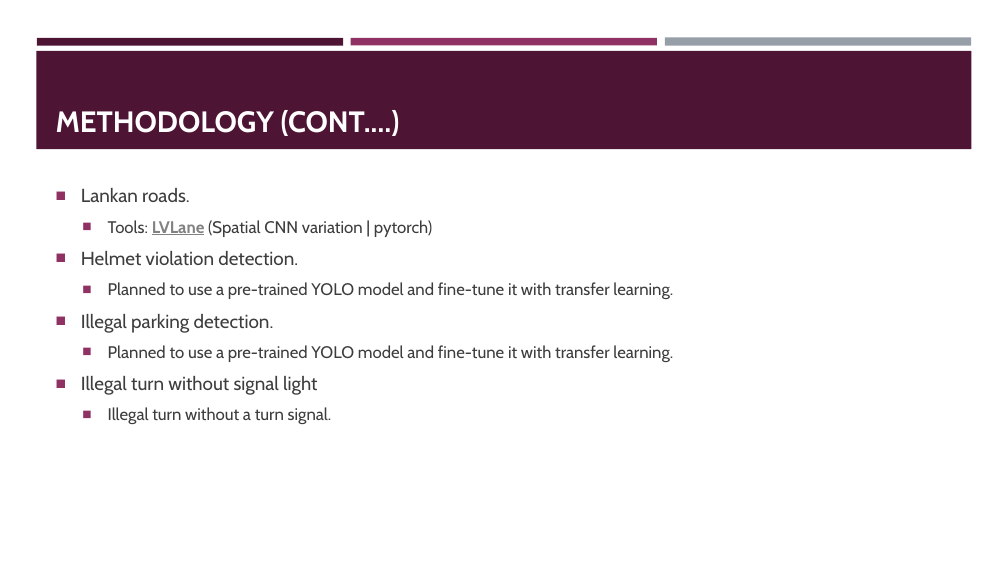
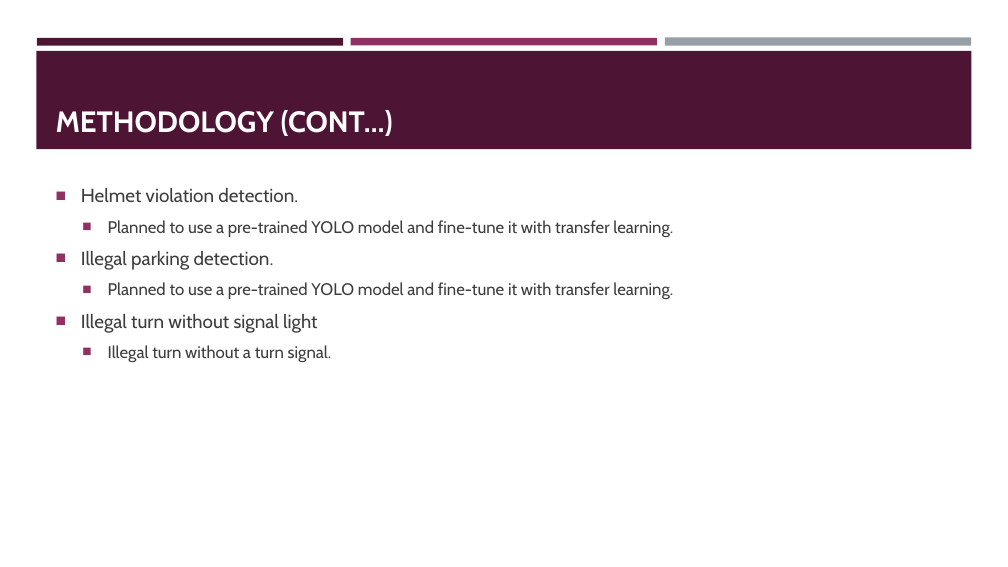
Before and after one commit to prageethmadhu/LVLane, a slide deck: slide 7 of DEMO/progress_report.pptx (slide 8 before the commit). Drawn at 1008x567 pixels with LibreOffice and Linux fonts; fonts in the diff are those of the drawing. Boxes give left, top, right and bottom in pixels: in the first picture for what was removed or moved away, otherwise in the second. Text is boxed around its words. In the diff, an @@ line names an element or a change of style, - is before the commit and + after.

```diff
--- a/DEMO/progress_report.pptx
+++ b/DEMO/progress_report.pptx
@@ title at box(56, 110, 393, 136): text changed @@
-METHODOLOGY (CONT.…)
+METHODOLOGY (CONT…)
@@ text at box(81, 188, 432, 237): paragraphs removed @@
-■ Lankan roads.
-  ■ Tools: LVLane (Spatial CNN variation | pytorch)
```
Also in this commit, not shown: 5 other slides changed, 1 slide removed.
